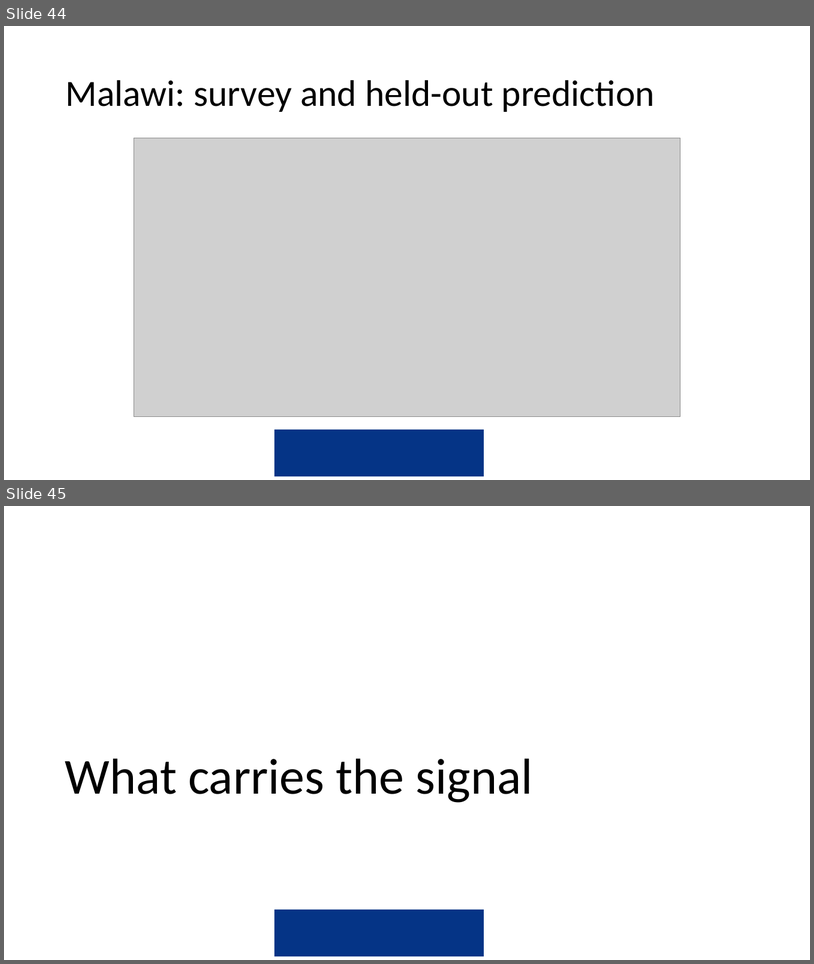
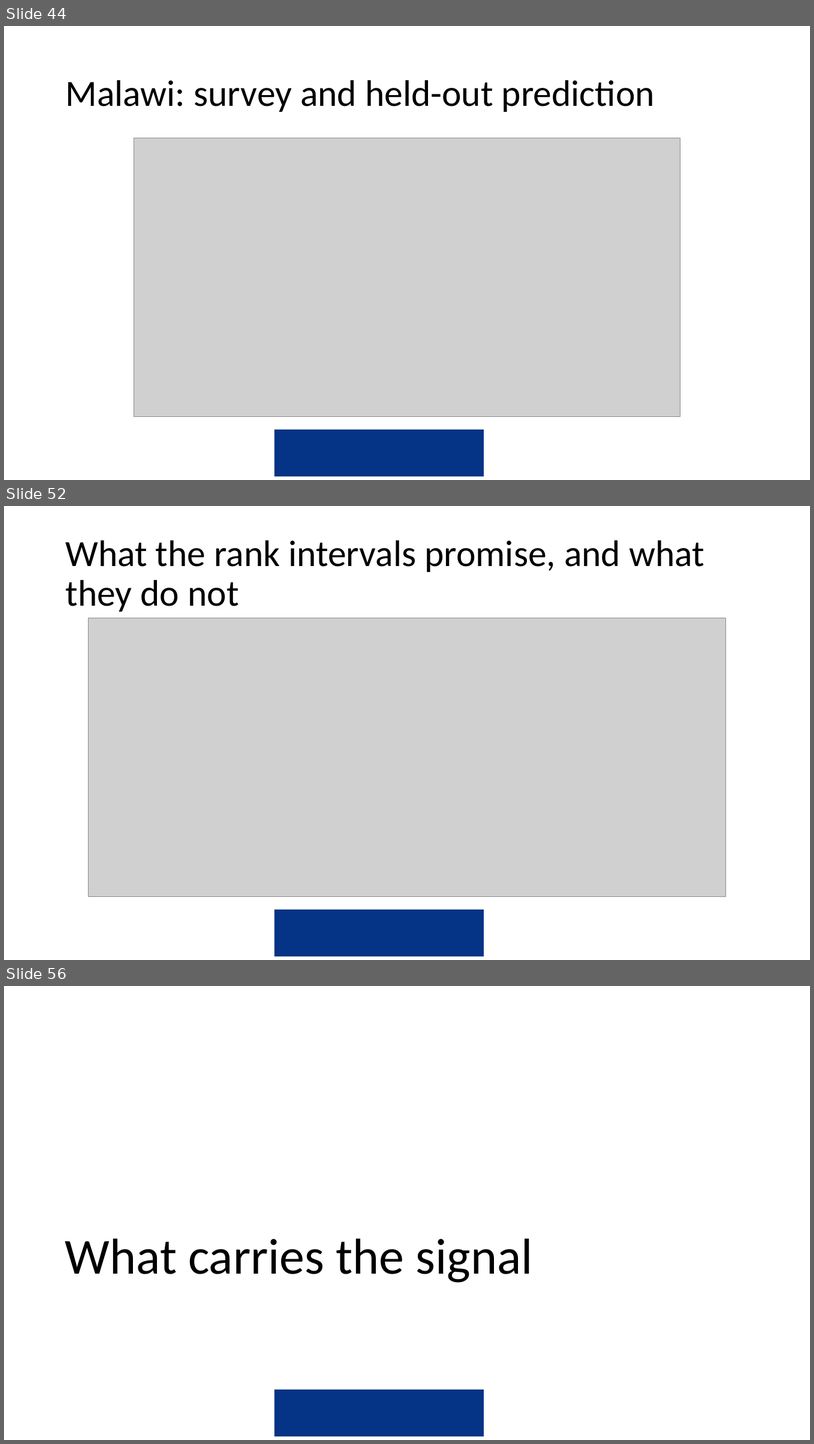
Before and after one commit to amertens/mn-prediction, a slide deck: docs/slides/MN-proxy-full-talk-2026-09.pptx. Shown one above the other, each under a label of ours: slides 44 and 45 before the commit, slides 44, 52 and 56 after it; the slides between them are not shown. The pictures are 814x964 and 814x1444 pixels, drawn with LibreOffice and Linux fonts; fonts in the diff are those of the drawing; grey boxes stand for pictures; background and template pictures are left out. Boxes give left, top, right and bottom in pixels: in the first picture for what was removed or moved away, otherwise in the second. Text is boxed around its words. In the diff, an @@ line names an element or a change of style, - is before the commit and + after.

```diff
--- a/docs/slides/MN-proxy-full-talk-2026-09.pptx
+++ b/docs/slides/MN-proxy-full-talk-2026-09.pptx
@@ slide 52 added at bbox=[4, 506, 810, 960], background #FFFFFF; not listed: 1 template element that a slide beside it also shows @@
@@ title added at bbox=[65, 540, 705, 612], 44 pt, text #000000 @@
+What the rank intervals promise, and what they do not
@@ picture added at bbox=[89, 618, 727, 896] @@
@@ what was slide 45 is now slide 56 @@
```
Also in this commit, not shown: 10 other slides added, 10 other files.
